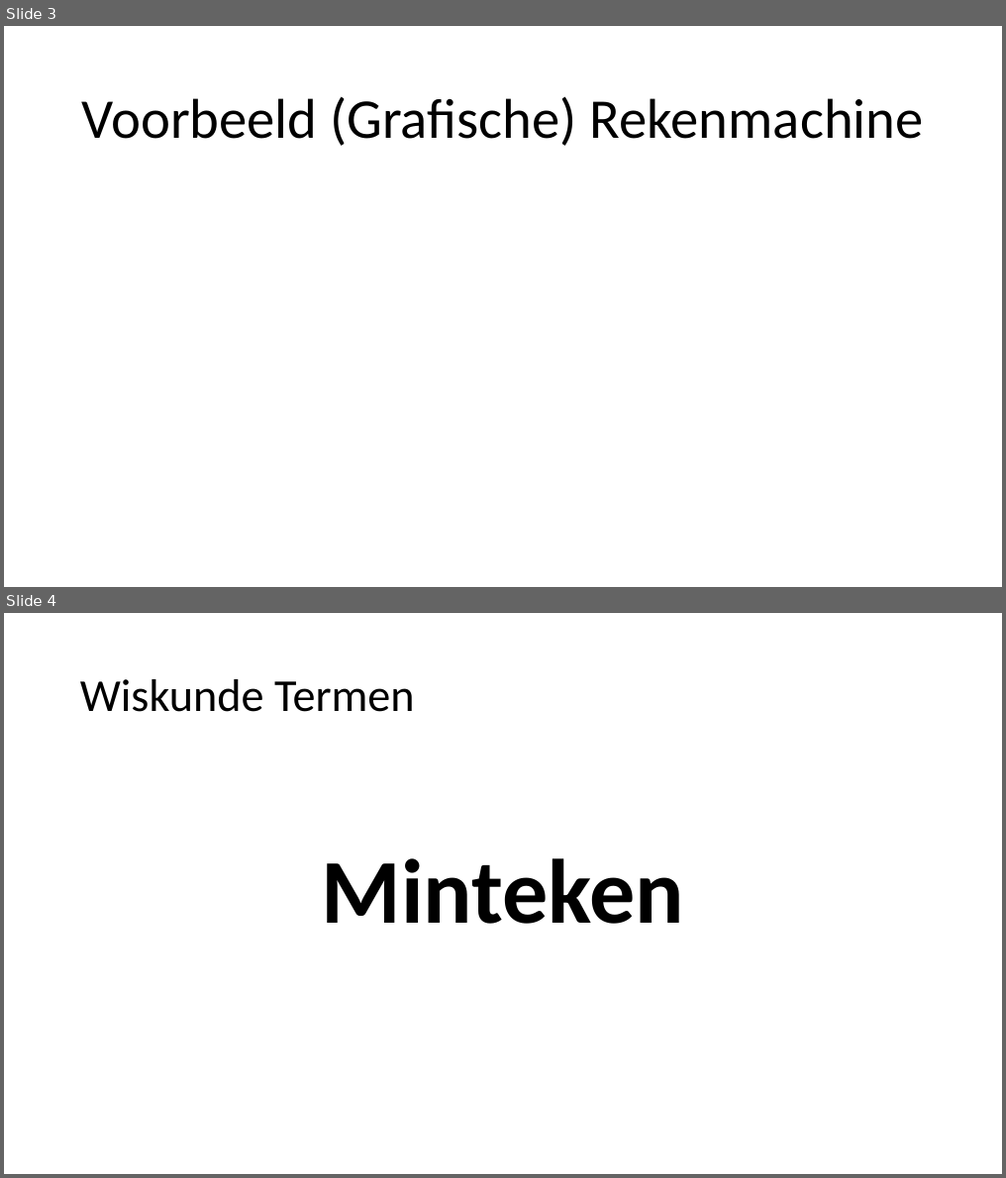
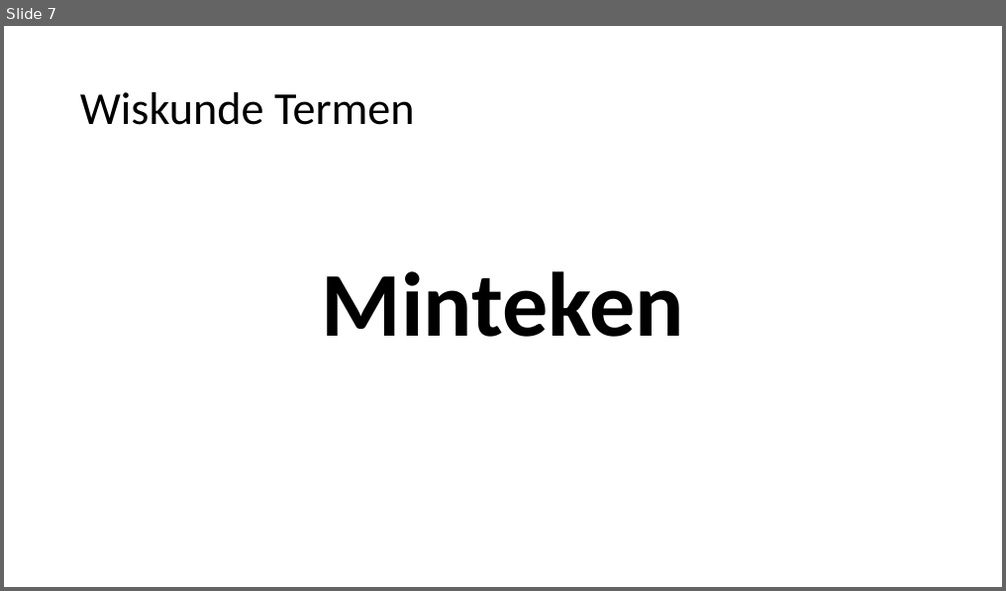
Before and after one commit to heinvinkel/wiskundetermen, a slide deck: getallen en variabelen/AAAAGetallen en variabelen.pptx. Shown one above the other, each under a label of ours: slides 3 and 4 before the commit, slide 7 after it. The pictures are 1006x1178 and 1006x591 pixels, drawn with LibreOffice and Linux fonts; fonts in the diff are those of the drawing; grey boxes stand for pictures. Boxes give left, top, right and bottom in pixels: in the first picture for what was removed or moved away, otherwise in the second. Text is boxed around its words. In the diff, an @@ line names an element or a change of style, - is before the commit and + after.

```diff
--- a/getallen en variabelen/AAAAGetallen en variabelen.pptx
+++ b/getallen en variabelen/AAAAGetallen en variabelen.pptx
@@ slide 3 removed at bbox=[4, 26, 1002, 587], background #FFFFFF @@
@@ title removed at bbox=[82, 96, 924, 146] @@
-Voorbeeld (Grafische) Rekenmachine
@@ what was slide 4 is now slide 7 @@
```
Also in this commit, not shown: 1 slide changed, 5 slides added, 1 other slide removed, 4 other files.
